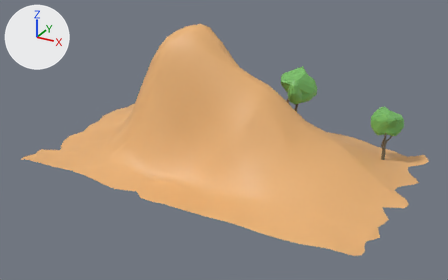
An edit to the FBX model Content/Assets/Stuff/farground2.fbx, drawn before and after from the same camera.
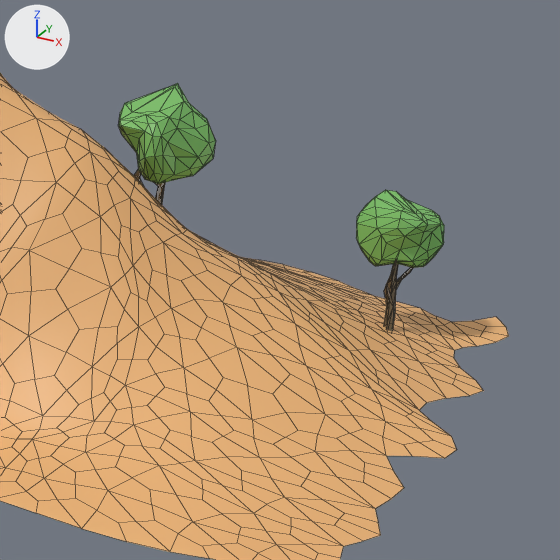
Old and new are each drawn whole from a 50 mm camera at (11.68, -21.61, 11.42) aimed at (0.17, -0.68, 0.95) and again close up on the part from 53% to 100% of the width and 12% to 88% of the height. Lighting does not change. The marker at upper left points along +X, +Y and +Z. The close-ups show mesh edges as thin lines. Where no turn or scale is listed for an object, it has been applied to the vertices.

In view in the first close-up: 'pasted__pPlane22'.
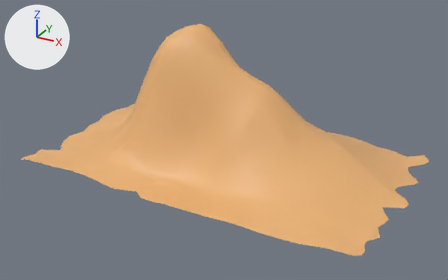
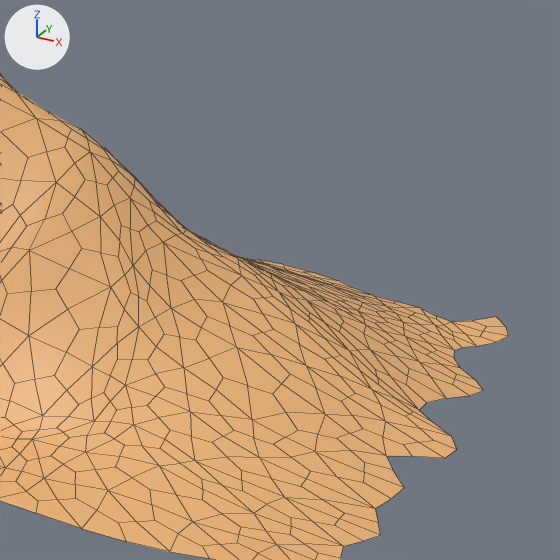
Pixel boxes (x1, y1, x2, y2) of what changed, in the close-ups (560 x 560 px):
```json
{"part": 1, "of": "me_mesh", "change": "deleted", "before": [118, 83, 216, 205], "on screen": "green"}
{"part": 2, "of": "me_mesh", "change": "deleted", "before": [356, 190, 444, 331], "on screen": "green"}
```

Scene script edits in JSON lines:
```json
{"block": "me_mesh", "where": "me_mesh.from_pydata(...)  # 1754 vertices, 2100 faces; spans x -7.9..7.9, y -4.7..4.7, z -0.5..5.5"}
{"block": "me_mesh", "where": "# used by ob_pasted__pplane22; location = (0.0, 0.0, 0.0)"}
{"block": "me_mesh", "change": "me_mesh part 1: the loose piece of 133 vertices spanning x 1.5..3.0, y 1.3..3.1, z -0.2..3.6 is deleted"}
{"block": "me_mesh", "change": "me_mesh part 2: the loose piece of 133 vertices spanning x 5.4..6.8, y 1.9..3.1, z -0.5..2.3 is deleted"}
```
